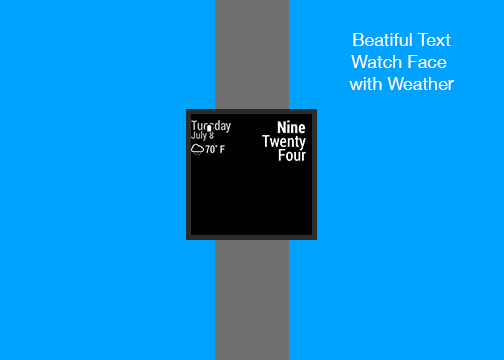
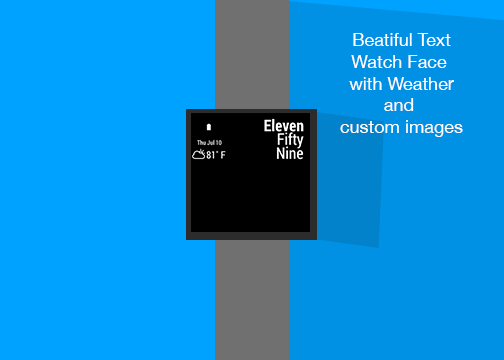
Two versions of the same layered image (504x360). Layer-by-layer changes:
removed layer "screenshot1" over left=191, top=114, right=312, bottom=235
added layer "NoBackGround" above "Rectangle 2" over left=191, top=113, right=310, bottom=232
renamed "Beatiful Text Watch Face with Weather" to "Beatiful Text Watch Face with Weather and custom images", painted on it over left=340, top=33, right=463, bottom=137
added layer "Rectangle 3 copy" (41%) above "Rectangle 3" over left=289, top=109, right=384, bottom=248
added layer "Rectangle 3" (41%) above "Layer 0" over left=253, top=1, right=504, bottom=360
